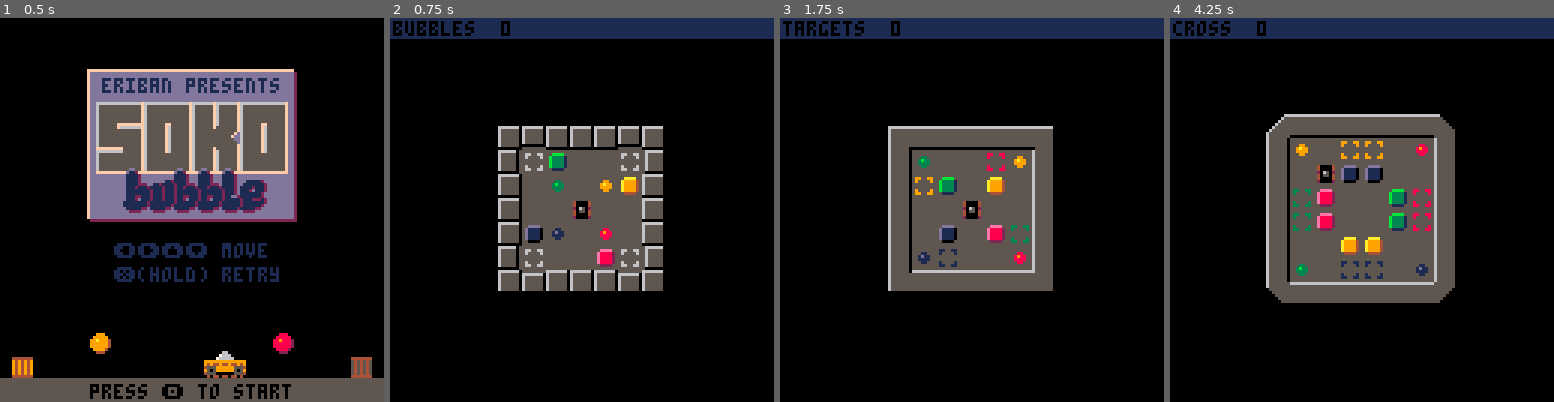
Above: before the commit, frames 1-4 (left to right).
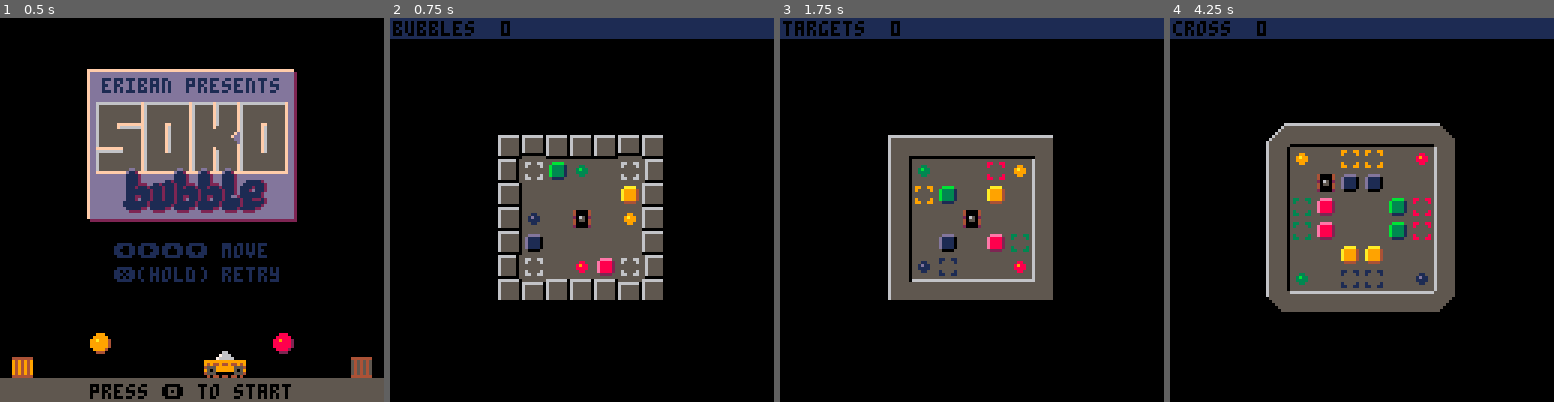
Above: after the commit, the same moments.

Repository: erwinbonsma/SokoBubbleP8
Game: PICO-8 cartridge sokububble.p8
Two runs of this game, one before a commit and one after it. Both use one fixed random seed, a clock stepped at 60 frames per second and the inputs below.
Inputs:
- Up to frame 1 (0.5 s): tap X (X key) at 0.33 s
- Up to frame 2 (0.75 s): tap O (Z key) at 0.7 s
- Up to frame 3 (1.75 s): tap X (X key) at 1.07 s; hold Right from 1.6 s (still down); tap O (Z key) at 1.7 s
- Up to frame 4 (4.25 s): tap X (X key) at 1.85, 2.97, 4.08 s; release Right at 2.1 s; tap O (Z key) every 0.4 s from 2.1 to 4.1 s; hold Up 2.15-2.42 s; hold Right 2.47-3.03 s; hold Left 3.08-3.58 s; hold Down 3.63-3.97 s; hold Right from 4.02 s (still down)

Frame 1 is identical in both runs. In frame 2, 7.3% of the frame differs, in the area x 28-72%, y 28-74%; in frame 3, 5.6%; in frame 4, 7.4%, in the area x 25-75%, y 25-77%.

Commit message:
Minor tweaks

Diff:
--- a/sokububble.p8
+++ b/sokububble.p8
@@ -602,7 +602,7 @@
  o.ncols=lvl_def.mapdef[3]
  o.nrows=lvl_def.mapdef[4]
  o.sx0=64-4*o.ncols
- o.sy0=64-4*o.nrows
+ o.sy0=67-4*o.nrows
  o.ini_bubble=lvl_def.ini_bubble
  o.no_bg=lvl_def.no_bg
 
@@ -1074,11 +1074,11 @@
 3556002f00556535354500250000753535000000000000353566007575007635454545004040400000000000000000000000000000000000000000000000000000000000000000000000000000000000000000000000000000000000000000000000000000000000000000000000000000000000000000000000000000000000
 3336363636363634333636363636363433363636363636341836363636363619000000000000000000000000000000000000000000000000000000000000000000000000000000000000000000000000000000000000000000000000000000000000000000000000000000000000000000000000000000000000000000000000
 30293030302930313636363636323030303030303031363636363636323a3b38373731380000000000000000000000000000000000000000000000000000000000000000000000000000000000000000000000000000000000000000000000000000000000000000000000000000000000000000000000000000000000000000
-264d6000004d28356600005546353010000000003035100000000000350035103e3c3e380000000000000000000000000000000000000000000000000000000000000000000000000000000000000000000000000000000000000000000000000000000000000000000000000000000000000000000000000000000000000000
-3000660046403035456000400035300060004000303500000000000035003900393933380000000000000000000000000000000000000000000000000000000000000000000000000000000000000000000000000000000000000000000000000000000000000000000000000000000000000000000000000000000000000000
-3000001000003035000010000035300050660056303565506656605535313831173117370000000000000000000000000000000000000000000000000000000000000000000000000000000000000000000000000000000000000000000000000000000000000000000000000000000000000000000000000000000000000000
-3070760056003035007000506535300070004d4d2835655066566055353e3835353535390000000000000000000000000000000000000000000000000000000000000000000000000000000000000000000000000000000000000000000000000000000000000000000000000000000000000000000000000000000000000000
-264d0000504d2835767500005635300000764d48283500000000000035333839393319400000000000000000000000000000000000000000000000000000000000000000000000000000000000000000000000000000000000000000000000000000000000000000000000000000000000000000000000000000000000000000
+264d6066004d28356600005546353010000000003035100000000000350035103e3c3e380000000000000000000000000000000000000000000000000000000000000000000000000000000000000000000000000000000000000000000000000000000000000000000000000000000000000000000000000000000000000000
+3000000000403035456000400035300060004000303500000000000035003900393933380000000000000000000000000000000000000000000000000000000000000000000000000000000000000000000000000000000000000000000000000000000000000000000000000000000000000000000000000000000000000000
+3076001000463035000010000035300050660056303565506656605535313831173117370000000000000000000000000000000000000000000000000000000000000000000000000000000000000000000000000000000000000000000000000000000000000000000000000000000000000000000000000000000000000000
+3070000000003035007000506535300070004d4d2835655066566055353e3835353535390000000000000000000000000000000000000000000000000000000000000000000000000000000000000000000000000000000000000000000000000000000000000000000000000000000000000000000000000000000000000000
+264d0056504d2835767500005635300000764d48283500000000000035333839393319400000000000000000000000000000000000000000000000000000000000000000000000000000000000000000000000000000000000000000000000000000000000000000000000000000000000000000000000000000000000000000
 3027303030273033363636363634303030302727303336363636363634000000000000000000000000000000000000000000000000000000000000000000000000000000000000000000000000000000000000000000000000000000000000000000000000000000000000000000000000000000000000000000000000000000
 0000000000000000000000000000000000000000000000000000000000000000000000000000000000000000000000000000000000000000000000000000000000000000000000000000000000000000000000000000000000000000000000000000000000000000000000000000000000000000000000000000000000000000
 0000000000000000000000000000000000000000000000000000000000000000000000000000000000000000000000000000000000000000000000000000000000000000000000000000000000000000000000000000000000000000000000000000000000000000000000000000000000000000000000000000000000000000
